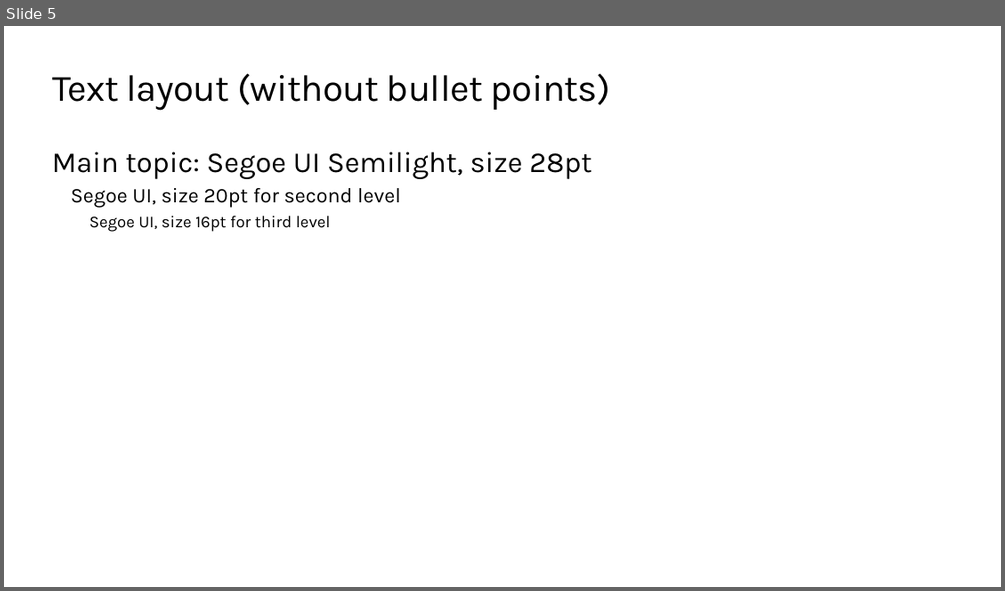
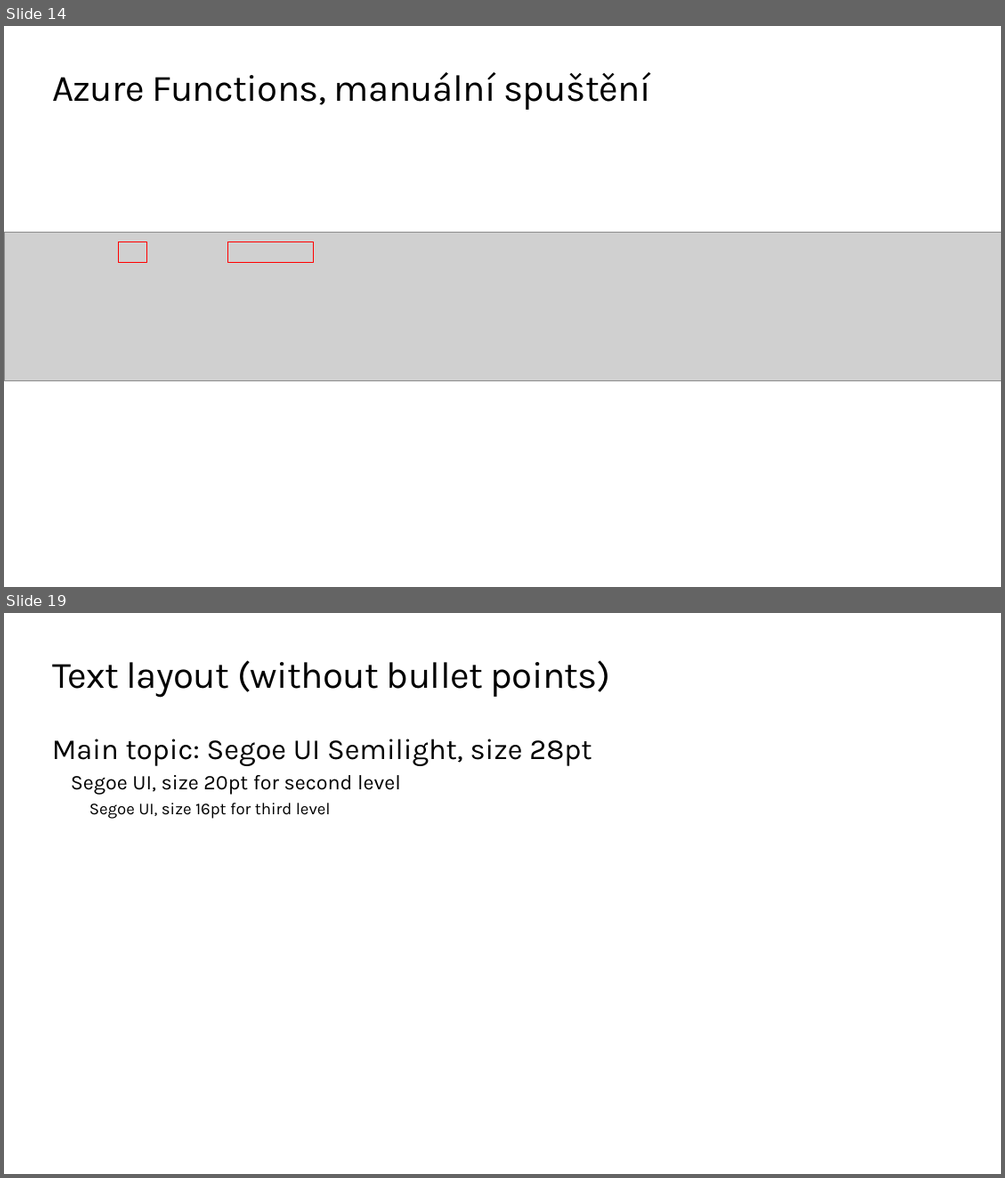
Before and after one commit to skalahonza/VACD2020, a slide deck: slides/Presentation.pptx. Shown one above the other, each under a label of ours: slide 5 before the commit, slides 14 and 19 after it; the slides between them are not shown. The pictures are 1005x591 and 1005x1178 pixels, drawn with LibreOffice and Linux fonts; fonts in the diff are those of the drawing; grey boxes stand for pictures; background and template pictures are left out. Boxes give left, top, right and bottom in pixels: in the first picture for what was removed or moved away, otherwise in the second. Text is boxed around its words. In the diff, an @@ line names an element or a change of style, - is before the commit and + after.

```diff
--- a/slides/Presentation.pptx
+++ b/slides/Presentation.pptx
@@ slide 14 added at [4, 26, 1001, 587], background #FFFFFF @@
@@ title added at [52, 72, 650, 110], 36 pt, text #000000 @@
+Azure Functions, manuální spuštění
@@ picture added at [4, 232, 1001, 380] @@
@@ rectangle added at [119, 242, 146, 263], outline #FF0000 0.75 pt @@
@@ rectangle added at [227, 242, 314, 263], outline #FF0000 0.85 pt @@
@@ what was slide 5 is now slide 19 @@
```
Also in this commit, not shown: 1 slide changed, 16 other slides added, 5 slides removed, 20 other files.
